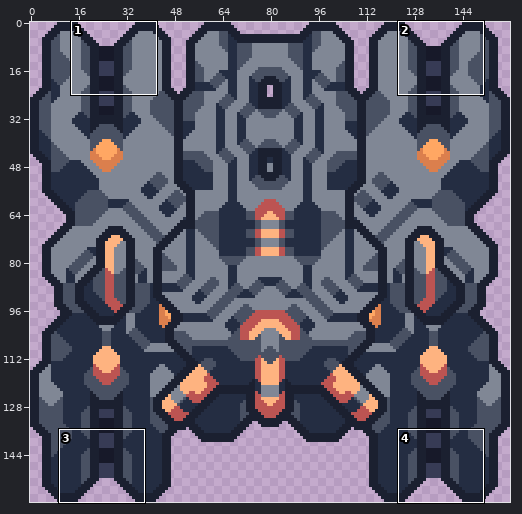
File history of a sprite sheet, sprites/units/sparkle tree (tank)/mb03-brilliance-full.png. The first picture is a wide view before the edit; the outline marks the close-up.
Close-up. Old version:
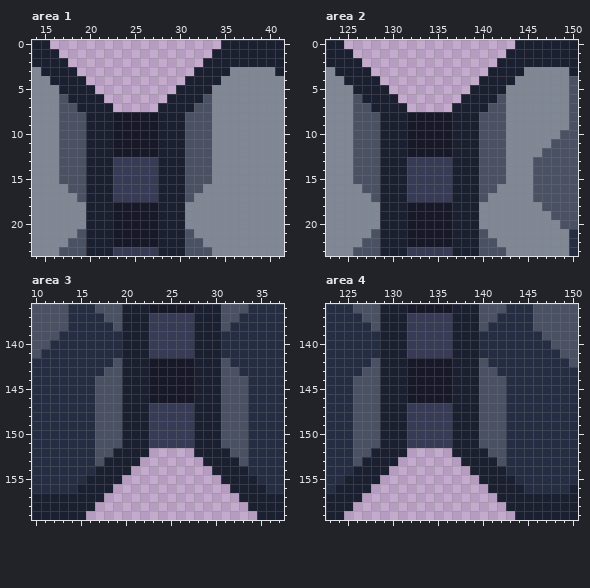
The file is 160x160 pixels. Shown: area 1: x 14..41, y 0..23; area 2: x 123..150, y 0..23; area 3: x 10..37, y 136..159; area 4: x 123..150, y 136..159.
The result:
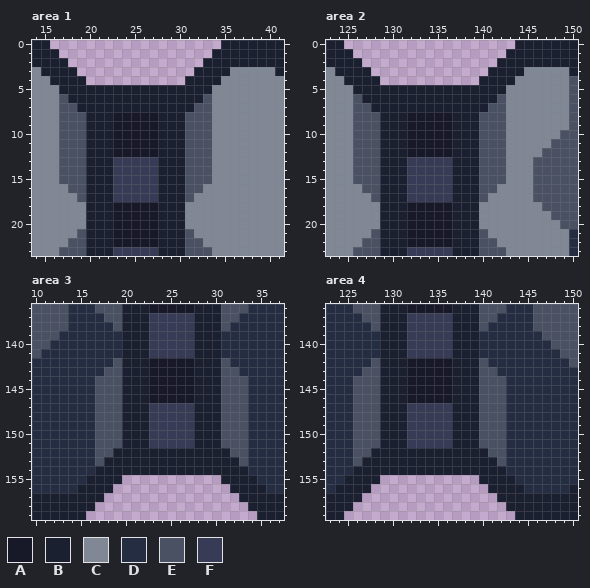
Palette (. is transparent): A #171929  B #1b2030  C #808795  D #242d42  E #495163  F #373b55
The edit:
Changed rows in their new state; - is an unchanged pixel.
Area 1:
first column x 21:
 5 BBBBBBBBB
 6 -BBBBBBB-
 7 --BBBBB--
Area 2:
first column x 130:
 5 BBBBBBBBB
 6 -BBBBBBB-
 7 --BBBBB--
Area 3:
first column x 21:
152 --BBBBB--
153 -BBBBBBB-
154 BBBBBBBBB
Area 4:
first column x 130:
152 --BBBBB--
153 -BBBBBBB-
154 BBBBBBBBB
Where, in picture pixels (left, top, right, bottom), the same in both close-ups:
added: (95, 85, 176, 112)
added: (389, 85, 470, 112)
added: (131, 448, 212, 475)
added: (389, 448, 470, 475)
